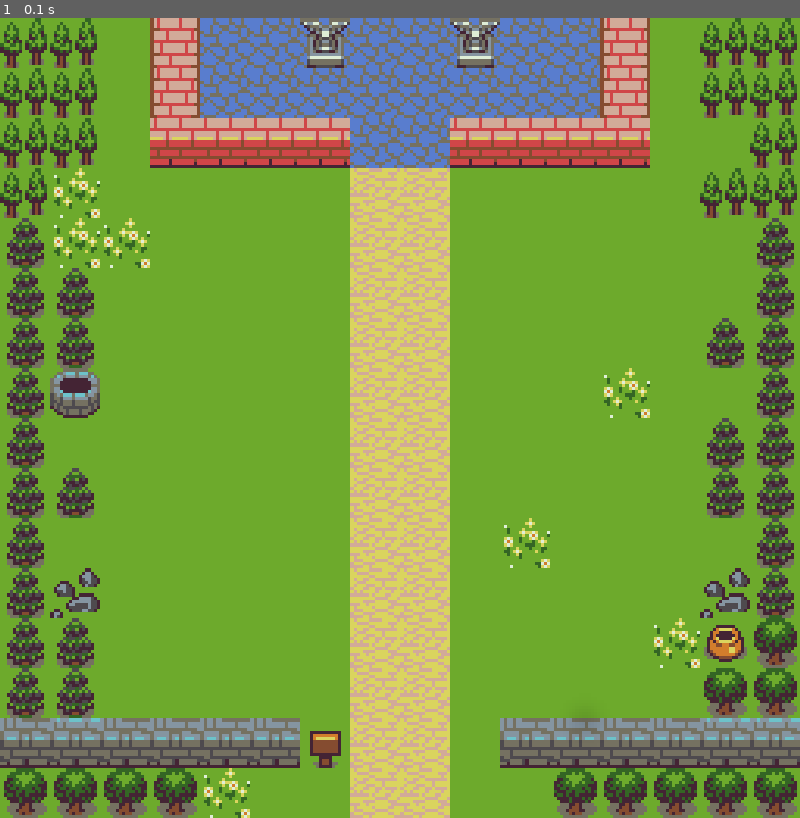
Above: before the commit, frame 1.
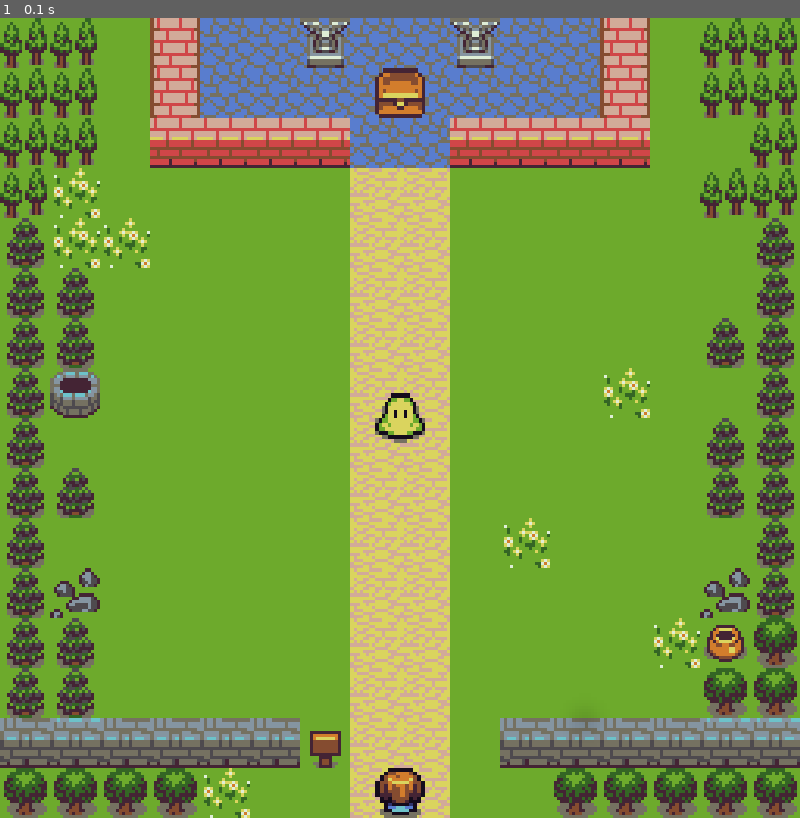
Above: after the commit, the same moment.

Repository: TheTrabin/Intro-to-Pygame
Game: pygame game, started from crossy_rpg_game/main.py
Two runs of this game, one before a commit and one after it. Both use one fixed random seed, a clock stepped at 60 frames per second and the inputs below.
Inputs:
- Up to frame 1 (0.1 s): no input

The runs differ from the first frame. In frame 1, 0.9% of the frame differs, in the area x 46-54%, y 6-100%.

Commit message:
split main to include game.py to handle main initializer. Created a class named Game that handles the bulk of the program. Created functions within game to handle various functions, including drawing objects. Initializer handles main variables of the drawing for the program.

Diff:
--- /dev/null
+++ b/crossy_rpg_game/game.py
@@ -0,0 +1,56 @@
+import pygame
+
+
+# Create a game class to handle the loop
+class Game:
+    def __init__(self):
+
+        #The loop - This is what makes the game go so it doesn't instantly quit out
+        #Variables
+        self.width = 800
+        self.height = 800
+        self.white_color = (255, 255, 255)
+        # Game Screen - Takes in a Tuple: width, height in pixels
+        self.game_window = pygame.display.set_mode((self.width, self.height))
+
+        self.clock = pygame.time.Clock()  # The Clock, or how often things update
+
+        background_image = pygame.image.load('assets/background.png')  # loads the image
+        # scales the image. Takes the image as a variable, then a tuple as to what the height and width
+        self.background = pygame.transform.scale(background_image, (self.width, self.height))
+
+        treasure_image = pygame.image.load('assets/treasure.png')
+        self.treasure = pygame.transform.scale(treasure_image, (50, 50))
+
+        enemy_image = pygame.image.load('assets/enemy.png')
+        self.enemy = pygame.transform.scale(enemy_image, (50, 50))
+
+        player_image = pygame.image.load('assets/player.png')
+        self.player = pygame.transform.scale(player_image, (50, 50))
+
+    def draw_objects(self):
+
+        # Update Display
+        self.game_window.fill(self.white_color)  # Add color to the window
+            # blit takes the image and a tuple with x,y variables
+        self.game_window.blit(self.background, (0, 0))
+        self.game_window.blit(self.treasure, (375, 50))
+        self.game_window.blit(self.enemy, (375, 375))
+        self.game_window.blit(self.player, (375, 750))
+
+        pygame.display.update()  # The display update loop
+
+
+    def run_game_loop(self):
+        while True:
+            # Handle Events
+            events = pygame.event.get()  # Gets a list of all events within pygame
+            for event in events:
+                if event.type == pygame.QUIT:  # if quit is active
+                    return  # breaks out of the function and continues what's outside of the function
+
+            # Execute Logic
+            self.draw_objects()
+
+            # how often it updates - This is set to 60 times per second.
+            self.clock.tick(60)
--- a/crossy_rpg_game/main.py
+++ b/crossy_rpg_game/main.py
@@ -1,39 +1,14 @@
 #import pygame to start
 import pygame
+# import game.py
+from game import Game
 
 # Must initialize Pygame for it to work
 pygame.init()
 
-#Variables
-width = 800
-height = 800
-white_color = (255, 255, 255)
-# Game Screen - Takes in a Tuple: width, height in pixels
-game_window = pygame.display.set_mode((width, height))
-clock = pygame.time.Clock() #The Clock, or how often things update
+game = Game()
 
-background_image = pygame.image.load('assets/background.png') #loads the image
-background = pygame.transform.scale(background_image, (width,height)) # scales the image. Takes the image as a variable, then a tuple as to what the height and width
-
-#The loop - This is what makes the game go so it doesn't instantly quit out
-def run_game_loop():
-    while True:
-        # Handle Events
-        events = pygame.event.get() # Gets a list of all events within pygame
-        for event in events:
-            if event.type == pygame.QUIT: # if quit is active
-                return #breaks out of the function and continues what's outside of the function
-
-        # Execute Logic
-
-        # Update Display
-        game_window.fill(white_color) # Add color to the window
-        game_window.blit(background, (0,0)) # blit takes the image and a tuple with x,y variables
-        pygame.display.update()  # The display update loop
-
-        clock.tick(60) #how often it updates - This is set to 60 times per second.
-
-run_game_loop() #runs the game loop
+game.run_game_loop() #runs the game loop
 
 #When everything is done, make sure to call quit from pygame and then call quit itself
 pygame.quit()
